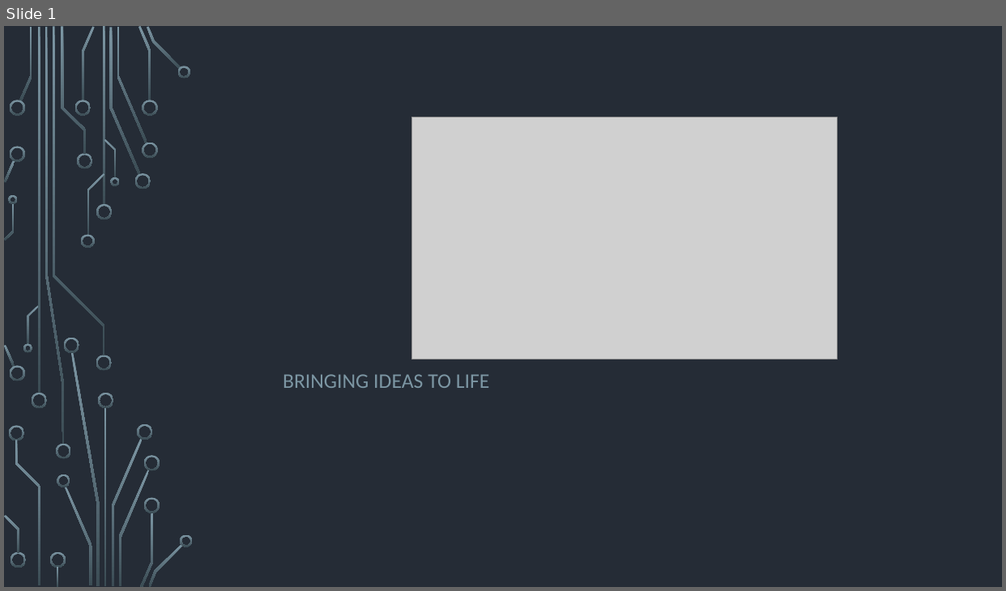
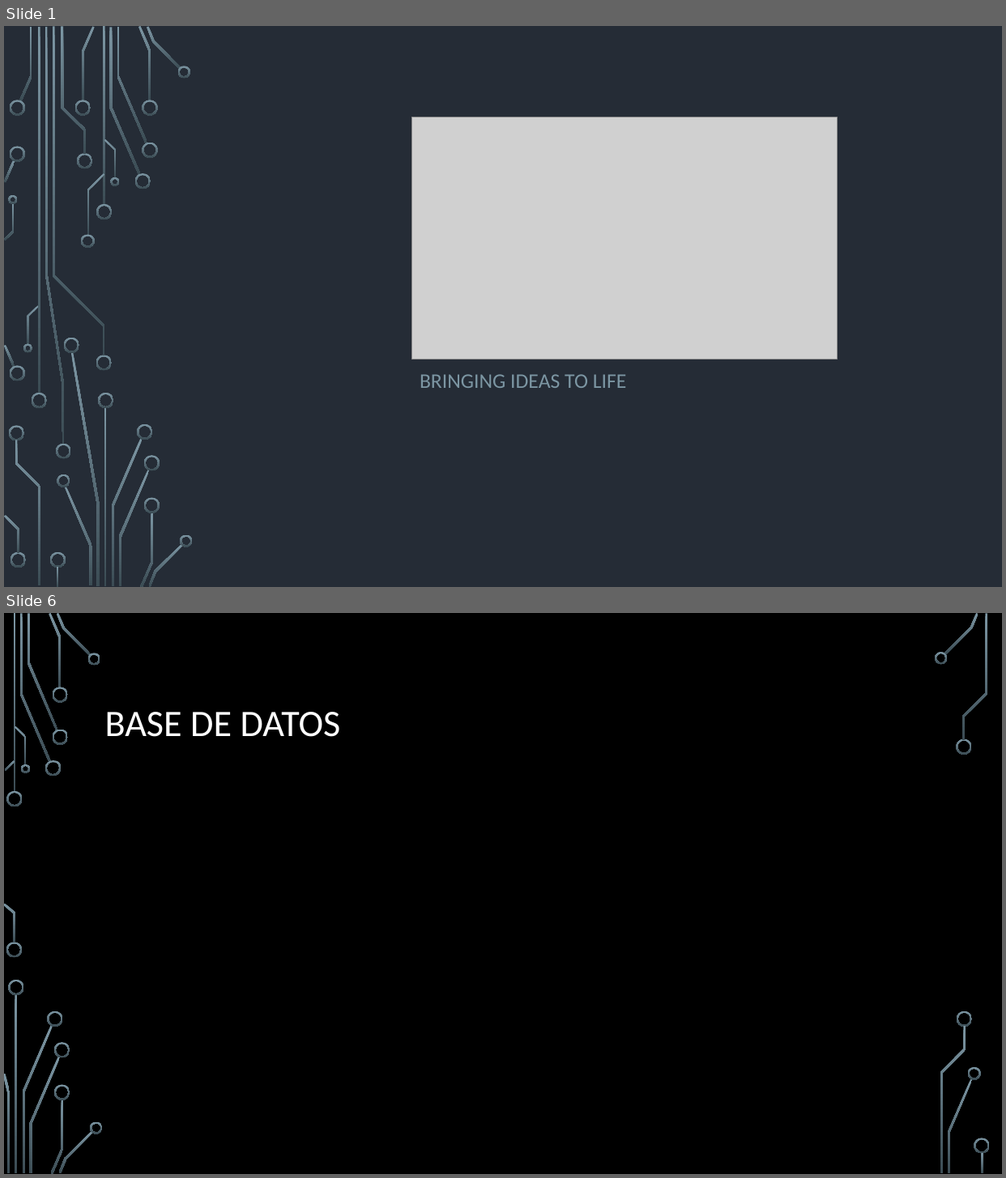
Before and after one commit to UDA-Corporation/UDA_app, a slide deck: Documentacion/Presentación/Presentación de la aplicación.pptx. Shown one above the other, each under a label of ours: slide 1 before the commit, slides 1 and 6 after it; the slides between them are not shown. The pictures are 1006x591 and 1006x1178 pixels, drawn with LibreOffice and Linux fonts; fonts in the diff are those of the drawing; grey boxes stand for pictures; background and template pictures are left out. Boxes give left, top, right and bottom in pixels: in the first picture for what was removed or moved away, otherwise in the second. Text is boxed around its words. In the diff, an @@ line names an element or a change of style, - is before the commit and + after.

```diff
--- a/Documentacion/Presentación/Presentación de la aplicación.pptx
+++ b/Documentacion/Presentación/Presentación de la aplicación.pptx
@@ slide 6 added at [4, 613, 1002, 1174], background picture (left out) @@
@@ title added at [105, 712, 341, 737], 36 pt, text #FFFFFF @@
+BASE DE DATOS
@@ group added at [4, 613, 990, 1174]: 33 freeform shapes, 3 rectangles @@
@@ slide 1 changed as well @@
@@ subtitle "BRINGING IDEAS TO LIFE": place and size @@
-subtitle "BRINGING IDEAS TO LIFE" at [283, 374, 490, 388]
+subtitle "BRINGING IDEAS TO LIFE" at [420, 374, 627, 388]
```
Also in this commit, not shown: 9 other slides added, 2 slides removed, 1 other file.
